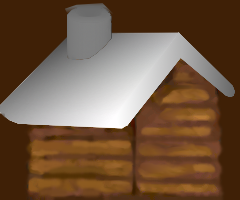
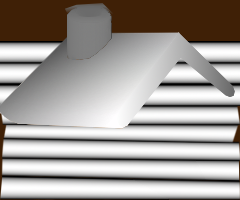
The second 240×200 image is a revision of the first. Changes to its layers:
hid "roof-Kopie" over [4, 32, 235, 129]
added layer "plank#4" above "plank#5" over [0, 41, 240, 106]
added layer "plank#5" above "plank#3" over [0, 105, 240, 125]
added layer "plank#3" above "plank#2" over [3, 123, 239, 143]
added layer "plank#2" above "plank#1" over [2, 137, 240, 161]
added layer "plank#1" above "plank" over [1, 157, 240, 181]
added layer "plank" above "plank1" over [0, 175, 240, 200]
